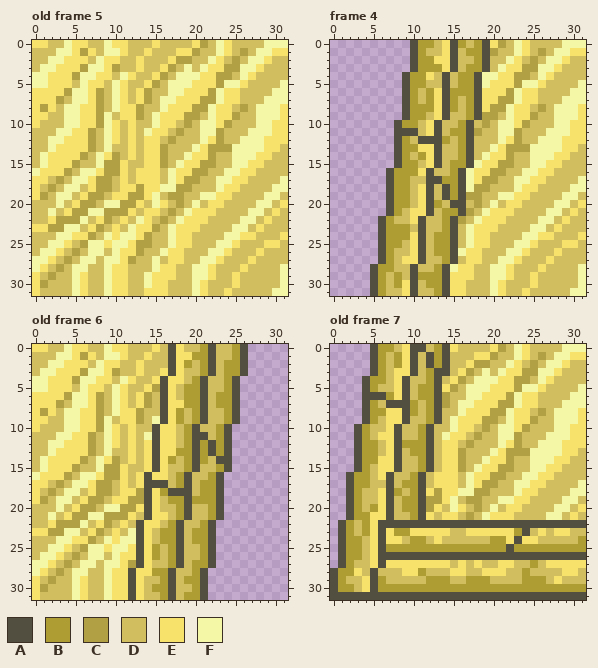
File history of a pixel-art file, sprites/decors/objects/sandbox.ase. Above: the version before the commit.
32x32 pixels, 9 frames. Shown: old frame 5, frame 4, old frame 6, old frame 7. The commit also changed other frames, which this record leaves out.
Palette (. is transparent): A #524f40  B #ad9d33  C #b1a044  D #d1bf5f  E #f7e26b  F #f4f8a6
Pixels before, old frame 5, first column x 0:
 0 EEDDFEEDDFEEDDDEDDDDECDFEDDDDFFF
 1 DDDFFECEDFFEDDEDDDEECDDFEDCDFFEE
 2 DDFFEEEDFEEDDEDDDECCDDFEDCDFFEDD
 3 DFFEEECFFECDDEDDECDFDFEECCFFEDDD
 4 FFEEECFFEEDFEDDECDFFFEECCDFEDDDD
 5 FFEEEDFEEDFEDDECDFFFEEECFFEDDDDF
 6 EEEECFFECDFEDECDDFFEEECFEEDDDDFF
 7 EEECDFFECDFEDECDFFEEECCFEEDDDFFF
 8 ECEDFFEECDFEECDDFEEECCFEEDCDFFFE
 9 EEDDFFEECFDEECDFEEECCDFEECDDFFFE
10 EDDDFFEECFEDEDDFEEDCDFFECDDDFFEE
11 DDDFFEECDFEDEDFEEDCDDFFCDDDFFFEE
12 DDFFEEECDFEDEDEEDCDDDFECDDFFFEEE
13 DDFEEEECDFDDEDEECDDDFECCCFFFFEED
14 DFEEEECDFECDEDEECDDFEECDDFFFEEDD
15 DFEEECDDFCCEDDEECDFEECCDDFFEEDDD
16 FEEECDFFECCEDEEEDFEECCDDFFEEDDDD
17 EEDCDFFECCDEDEEEDFECCDDFFEEDDDDF
18 EDCDFFDECCDEECEEFFCCDDDFEEDDDDFF
19 ECDFFDECCDEECCEFDCCDDFFEEDDDDFFD
20 DDDFDECCDFFCCEDFEDCDFDEEDDDDFFDE
21 DDFDECCFFCCCEDEEDCDFEEEDDDDFFDED
22 DDECCCFDECDEDFEDCDFEEEDDDDFFDEDD
23 EECCFFDECDEDFEECDFEEEDDDDFFDEDDD
24 DDDFFEECDFEFFECDDFEEDDDDFFEEDDDE
25 DDFFEDCFFEFFECCDDFEEDDDFFEDDDEED
26 DFFEDCDFFDFEECDDFEEDDDFFEDDDEDDD
27 FFEDCDFFDFFECDDFDEEDDFFEDDDEDDDD
28 FEDCDFFDDFEEDDDFEEDDFFEDDDEDDDDF
29 EDCDDFEDDFEEDDFEEEDDFFEDDEDDDDDF
30 ECDDDFEDDFEEDDFEEDDDFEDDDEDDDDDF
31 EDDDDFEDDFEEDDEEEDDDFEDDEDDDDDFF
Pixels before, frame 4, first column x 5:
 0 .....ABBDEABDBAECDFEDDDDFFF
 1 .....ABDDEADBBACDDFEDCDFFEE
 2 .....ABBEEADDBADDFEDCDFFEDD
 3 .....ABBBEADBBADFEECCFFEDDD
 4 ....ABBEDADBBAFFEECCDFEDDDD
 5 ....ABBDDADBBAFEEECFFEDDDDF
 6 ....ABDBEABBBAEEECFEEDDDDFF
 7 ....ABDBEABDBAEECCFEEDDDFFF
 8 ....ABBBEABDBAECCFEEDCDFFFE
 9 ....ABBDEADDBACCDFEECDDFFFE
10 ...ABBDEADDBADCDFFECDDDFFEE
11 ...AAADEADBBACDDFFCDDDFFFEE
12 ...ABDAAABDBADDDFECDDFFFEEE
13 ...ABBEEADDBADDFECCCFFFFEED
14 ...ABDBEADDBADFEECDDFFFEEDD
15 ...ABBDEADBBAFEECCDDFFEEDDD
16 ..ABBBEADDBAFEECCDDFFEEDDDD
17 ..ABBDDAABBAFECCDDFFEEDDDDF
18 ..ABBDEADABAFCCDDDFEEDDDDFF
19 ..ABBDEADABACCDDFFEEDDDDFFD
20 ..ABBDEABDAADCDFDEEDDDDFFDE
21 ..ABDEEADBBACDFEEEDDDDFFDED
22 .ABDDEADDBACDFEEEDDDDFFDEDD
23 .ABBBDADDBADFEEEDDDDFFDEDDD
24 .ABBBEADBBADFEEDDDDFFEEDDDE
25 .ABBDEADBBADFEEDDDFFEDDDEED
26 .ABDDEADBBAFEEDDDFFEDDDEDDD
27 .ABDEEADDBADEEDDFFEDDDEDDDD
28 ABBDDADDBAFEEDDFFEDDDEDDDDF
29 ABDBDABBBAEEEDDFFEDDEDDDDDF
30 ABDBEADBBAEEDDDFEDDDEDDDDDF
31 ABDDEADDBAEEDDDFEDDEDDDDDFF
Pixels before, old frame 6, first column x 0:
 0 EEDDFEEDDFEEDDDEDAEDDBADDBA
 1 DDDFFECEDFFEDDEDDAEEBBADDBA
 2 DDFFEEEDFEEDDEDDDAEBDBADBBA
 3 DFFEEECFFECDDEDDEAEDDBADBBA
 4 FFEEECFFEEDFEDDEAEEDBADDBA.
 5 FFEEEDFEEDFEDDECAEDBBADDBA.
 6 EEEECFFECDFEDECDAEDBBADBBA.
 7 EEECDFFECDFEDECDAEEBBADBBA.
 8 ECEDFFEECDFEECDDAEBDBADDBA.
 9 EEDDFFEECFDEECDFAEBDBADDBA.
10 EDDDFFEECFEDEDDAEEDBADDBA..
11 DDDFFEECDFEDEDFAEEDBAADBA..
12 DDFFEEECDFEDEDEAEEDBABABA..
13 DDFEEEECDFDDEDEAEEBBABABA..
14 DFEEEECDFECDEDEAEBDBABDAA..
15 DFEEECDDFCCEDDEAEDDBADDBA..
16 FEEECDFFECCEDEAEEDBADDBA...
17 EEDCDFFECCDEDEAAADBADBBA...
18 EDCDFFDECCDEECAEBAAADBBA...
19 ECDFFDECCDEECCAEDBBABBBA...
20 DDDFDECCDFFCCEAEDDBADDBA...
21 DDFDECCFFCCCEDAEEDBADDBA...
22 DDECCCFDECDEDAEEDBADDBA....
23 EECCFFDECDEDFAEDBBADBBA....
24 DDDFFEECDFEFFAEDBBADBBA....
25 DDFFEDCFFEFFEAEBDBADDBA....
26 DFFEDCDFFDFEEAEBDBADDBA....
27 FFEDCDFFDFFECAEDDBADBBA....
28 FEDCDFFDDFEEAEEBBADDBA.....
29 EDCDDFEDDFEEAEDDBADBBA.....
30 ECDDDFEDDFEEAEDBBADDBA.....
31 EDDDDFEDDFEEAEDDBADBBA.....
Pixels before, old frame 7, first column x 0:
 0 .....ABBDEAADBAEDDDDECDFEDDDDFFF
 1 .....ABDBEADABADDDEECDDFEDCDFFEE
 2 .....ABDBEADABADDECCDDFEDCDFFEDD
 3 .....ABDEEADBAADECDFDFEECCFFEDDD
 4 ....ABBDEADDBADECDFFFEECCDFEDDDD
 5 ....ABDDEADBBAECDFFFEEECFFEDDDDF
 6 ....AAABEADBBACDDFFEEECFEEDDDDFF
 7 ....ABDAAABDBACDFFEEECCFEEDDDFFF
 8 ....ABBEEABDBADDFEEECCFEEDCDFFFE
 9 ....ABDEEADDBADFEEECCDFEECDDFFFE
10 ...ABDDEADDBADDFEEDCDFFECDDDFFEE
11 ...ABDEEADDBADFEEDCDDFFCDDDFFFEE
12 ...ABBDEABBBADEEDCDDDFECDDFFFEEE
13 ...ABBDEADBBADEECDDDFECCCFFFFEED
14 ...ABBEEADDBADEECDDFEECDDFFFEEDD
15 ...ABDEEADDBADEECDFEECCDDFFEEDDD
16 ..ABBDEADDBADEEEDFEECCDDFFEEDDDD
17 ..ABBDDADBBADEEEDFECCDDFFEEDDDDF
18 ..ABDDEABDBAECEEFFCCDDDFEEDDDDFF
19 ..ABDDEADBBACCEFDCCDDFFEEDDDDFFD
20 ..ABDBEADBBACEDFEDCDFDEEDDDDFFDE
21 ..ABBEEADDBAEDEEDCDFEEEDDDDFFDED
22 .ABDBEAAAAAAAAAAAAAAAAAAAAAAAAAA
23 .ABDBEAEBBEEEEEDDEEEEEEBADEDEEDD
24 .ABBDEAEEDBBDEDDDDDDBBEAEEDDDDDB
25 .ABBDEABBBBBBBBBBBBBBBABBBBBBBBB
26 .ABBDEAAAAAAAAAAAAAAAAAAAAAAAAAA
27 .ABDDEAEEEEEEEEDEDEDDEEDDBDEEEEE
28 ABBEDADDDEEBDDDEEDDEEEDDBDDDDEED
29 ABDDEABDDDDDBBBDDBBBDDDDBBBDEDDD
30 ABBDEABBBBBBBBBBBBBBBBBBBBBBBBBB
31 AAAAAAAAAAAAAAAAAAAAAAAAAAAAAAAA
New version:
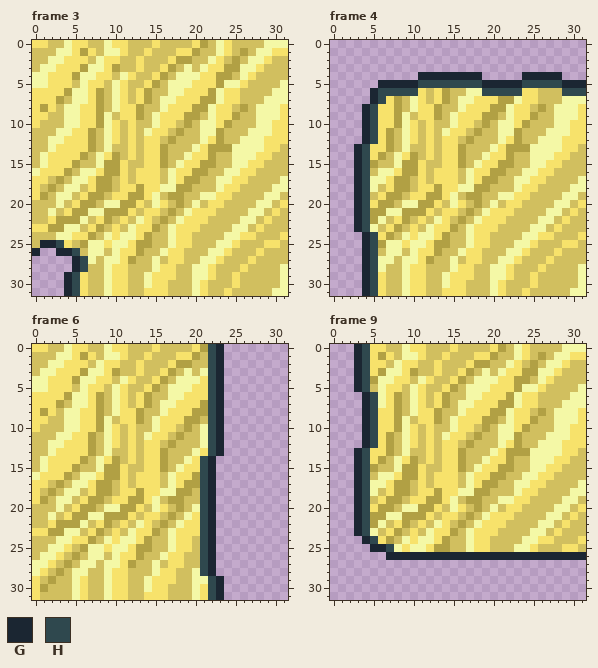
Colours new in this view: G #1b2632  H #2f484e
A new or re-ordered frame is compared with the old frame closest to it.
The edit:
frames 9 -> 13
frames re-ordered
Changed rows in their new state; - is an unchanged pixel.
Frame 3 against old frame 5:
first column x 0:
25 -GGH---
26 G..GGH-
27 .....GH
28 .....GH
29 ....GH-
30 ....GH-
31 ....GH-
Frame 4:
first column x 3:
 0 -------......................
 1 -------......................
 2 -------......................
 3 -------......................
 4 ------..GGGGGGGG.....GGGGG...
 5 ---GGGGGHHHHHHHHGGGGGHHHHHGGG
 6 --GHHHHHED-CDDFFHHHHH-----HHH
 7 --GHECDFED-CDFFE-------------
 8 -GHEECDFEECDDFEE-------------
 9 -GHEECFDEECDFEEE-------------
10 -GHEECFE--D-FEE--------------
11 -GHECDFE--DFEED--------------
12 -GHECDFEDEDEEDC--------------
13 GHEECDFDD-DEECD--------------
14 GHECDFECD-DEECD--------------
15 GHCDDFCCEDDEECD--------------
16 GHDFFECC-DEEED---------------
17 GHFFECC-EDEEED---------------
18 GHFDECC--ECEEF---------------
19 GHDECCDE-CCEFD---------------
20 GHECCDFFCCE-FE---------------
21 GHCCFFCCCE-EED---------------
22 GHCFDECDE-FED----------------
23 GHFDECDEDFEEC----------------
24 -GHECDF-FFECD----------------
25 -GHCFFEFFECCD----------------
26 -GHDFF-FEECDD----------------
27 -GHFF-FFEC-DF----------------
28 -GHFD-FEE-DD-----------------
29 -GHE-DFEEDDF-----------------
30 -GHE-DFEEDDF-----------------
31 -GHE--FEE-DE-----------------
Frame 6 is new; against old frame 6:
first column x 12:
 0 -----DD-ECHG...
 1 -----D--CDHG...
 2 -----ECC-DHG...
 3 -----CDF-FHG...
 4 ----CDFFFEHG..-
 5 ----DFFFEEHG..-
 6 ----DFFEEEHG..-
 7 ----FF-EECHG..-
 8 ----F-EECCHG..-
 9 ----E-ECCDHG..-
10 ---F---CDFHG.--
11 ---E-DCDDFHG.--
12 ---EDC-DDFHG.--
13 ---ECDDDFEHG.--
14 ---ECD-FEHG..--
15 ---EC-FEEHG..--
16 --E-DFEECHG.---
17 --EEDFECCHG.---
18 --E-FFCC-HG.---
19 --EF-CCDDHG.---
20 --DFE-CDFHG.---
21 --E-DCDFEHG.---
22 -F-DCDFEEHG----
23 -E-CDFEEEHG----
24 -EC-DFEEDHG----
25 -CCD-FEE-HG----
26 -CDDFEE--HG----
27 -DDF-EE-DHG----
28 DDDFEE--FHG----
29 DDFEEE-DFFHG---
30 DDFEED--FEHG---
31 DDEEED-DFEHG---
Frame 9 against old frame 7:
first column x 0:
 0 ---GHEED-FEE-DD-----------------
 1 ---GHECEDFFEDDE-----------------
 2 ---GHEE-F-E-DED-----------------
 3 ---GHECFF-C-DED-----------------
 4 ---GHCFF-E-FED------------------
 5 ---GHDFE-DFEDD------------------
 6 ----GHFECDFEDE------------------
 7 ----GHFECDFEDE------------------
 8 ----GHE-CDFEEC------------------
 9 ----GHE-CF-EEC------------------
10 ---.GHE-CFEDE-------------------
11 ---.GH-CDFEDE-------------------
12 ---.GHECDFEDE-------------------
13 ---GHEECDFDDE-------------------
14 ---GHECDFECDE-------------------
15 ---GHCDDFCCED-------------------
16 --.GH-FFECCE--------------------
17 --.GHFFECCDE--------------------
18 --.GHFDECCDE--------------------
19 --.GH--CCDEE--------------------
20 --.GHECC-FFC--------------------
21 --.GHCCFFCCC--------------------
22 -..GHCFDECDEDFEDCDFEEEDDDDFFDEDD
23 -..GHFD-CD-DF--C-F---DDDDFF--D--
24 -...GHECDFEFF-C--FEEDDDDFFEE---E
25 -....GGHFEFFECCDDFEEDDDFFEDDDEED
26 -......GGGGGGGGGGGGGGGGGGGGGGGGG
27 -...............................
28 ................................
29 ................................
30 ................................
31 ................................
Changed places in both pictures, as pixel boxes (x1, y1, x2, y2):
changed: (32, 240, 88, 296)
changed: (354, 40, 586, 296)
changed: (128, 344, 248, 600)
changed: (330, 344, 586, 600)
